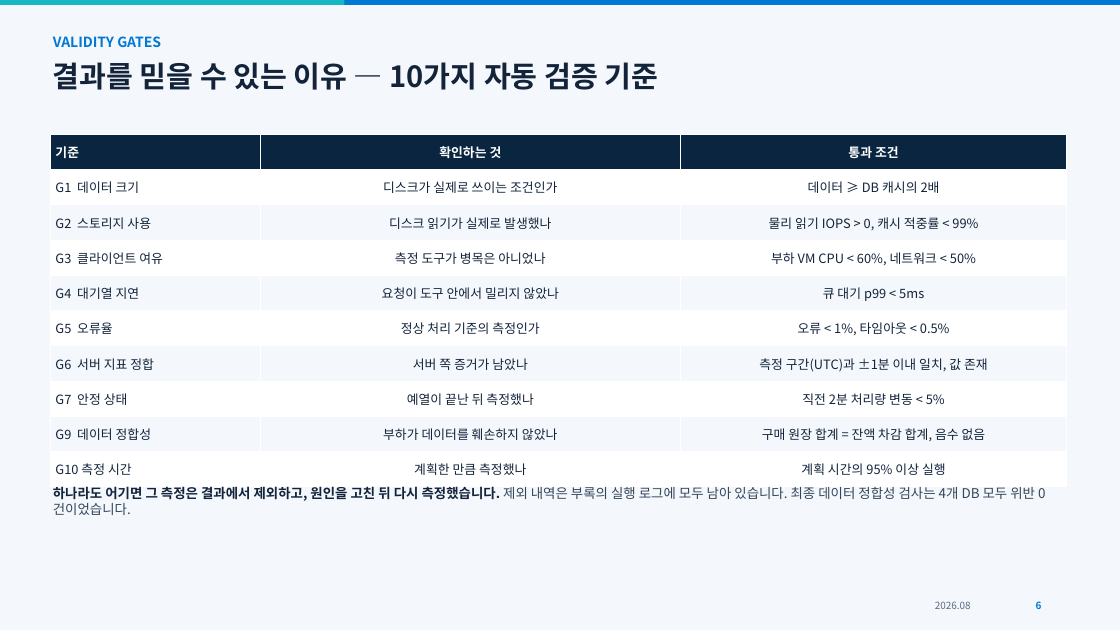
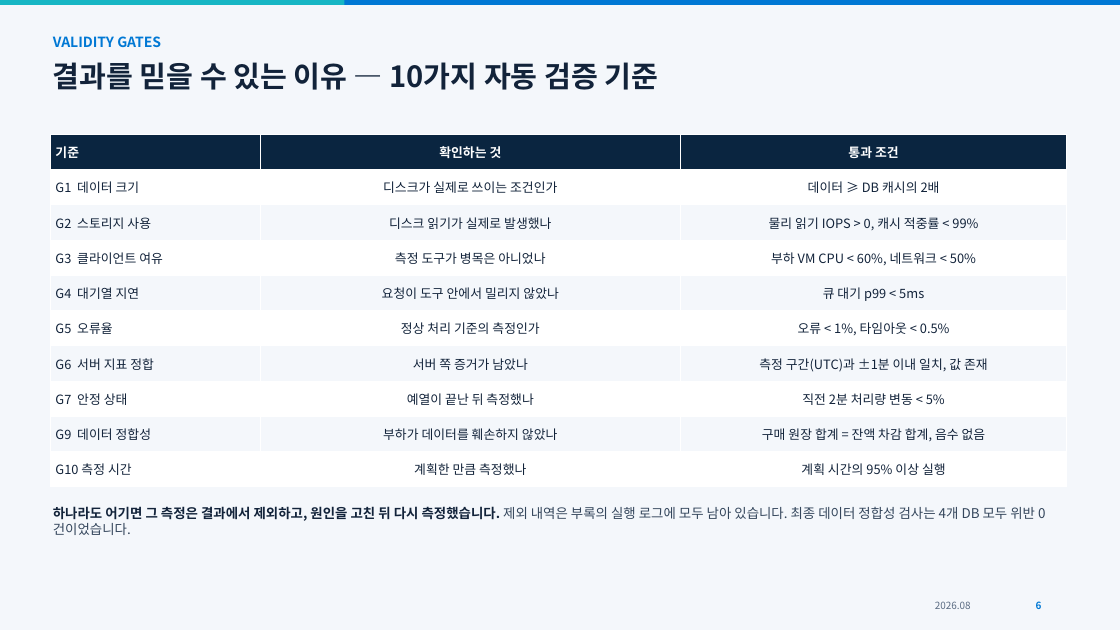
Before and after one commit to DalBamS/azure-db-game-benchmark, a slide deck: slide 6 of report/20260826_KRAFTON_DB_Benchmark_v2.pptx. Drawn at 1120x630 pixels with LibreOffice and Linux fonts; fonts in the diff are those of the drawing. Boxes give left, top, right and bottom in pixels: in the first picture for what was removed or moved away, otherwise in the second. Text is boxed around its words. In the diff, an @@ line names an element or a change of style, - is before the commit and + after.

```diff
--- a/report/20260826_KRAFTON_DB_Benchmark_v2.pptx
+++ b/report/20260826_KRAFTON_DB_Benchmark_v2.pptx
@@ text "하나라도 어기면 그 측정은 결과에서 ...": place and size @@
-text "하나라도 어기면 그 측정은 결과에서 ..." at box(53, 486, 1035, 501)
+text "하나라도 어기면 그 측정은 결과에서 ..." at box(53, 506, 1035, 521)
```
Also in this commit, not shown: 2 other slides changed, 2 other files.
